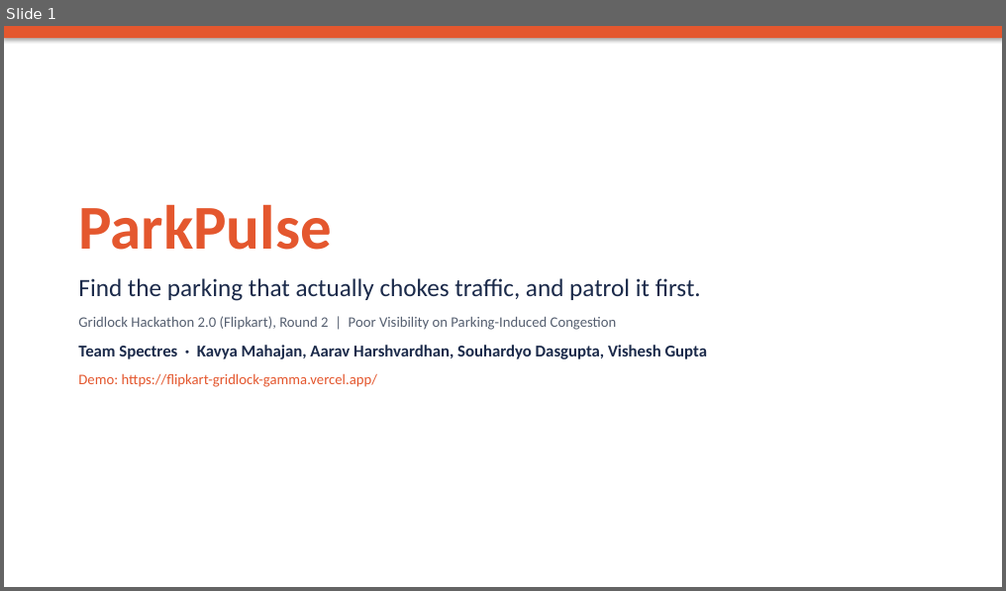
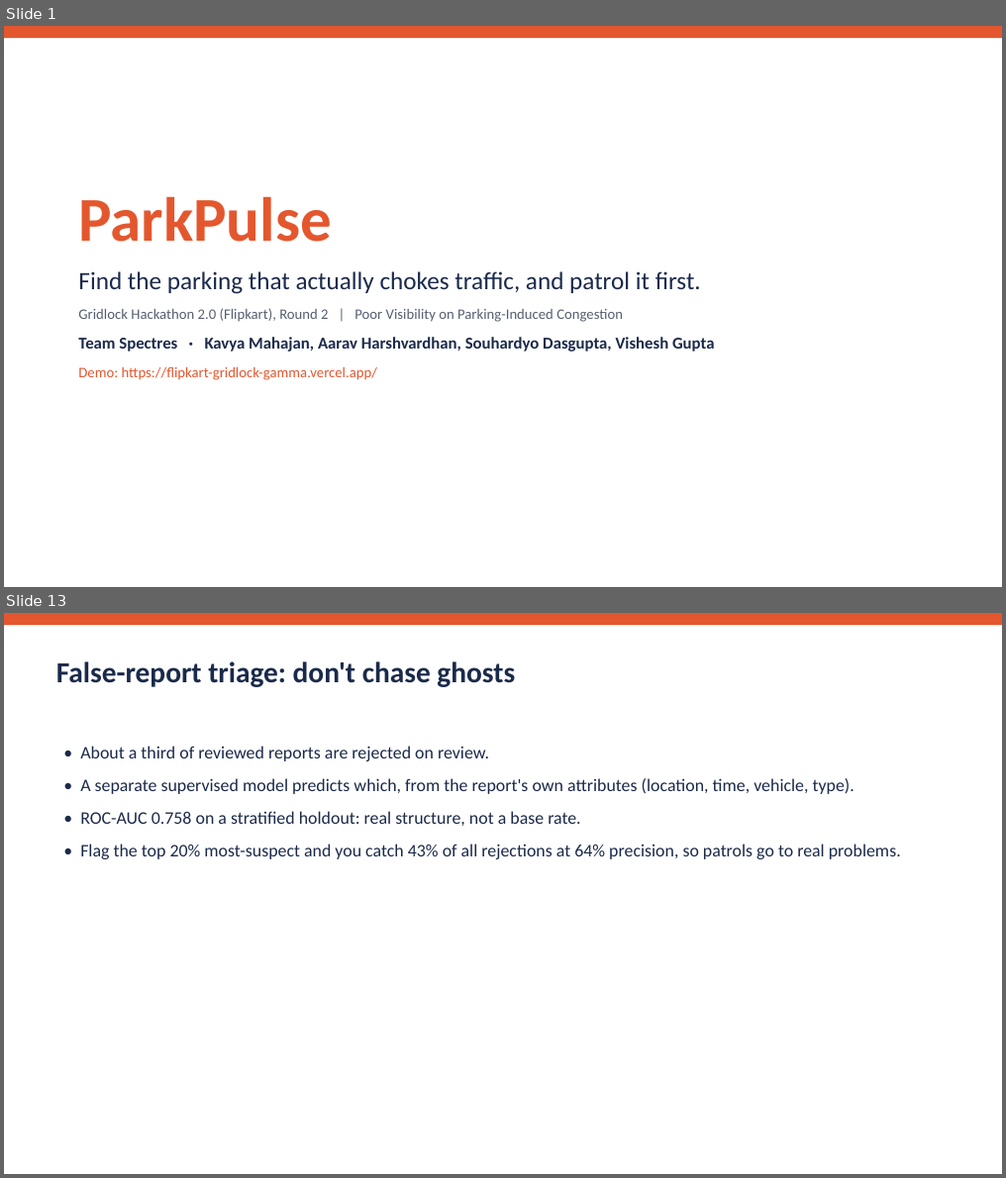
Before and after one commit to senku14x/Flipkart-Gridlock, a slide deck: submission/ParkPulse_Pitch_Deck.pptx. Shown one above the other, each under a label of ours: slide 1 before the commit, slides 1 and 13 after it; the slides between them are not shown. The pictures are 1006x591 and 1006x1178 pixels, drawn with LibreOffice and Linux fonts; fonts in the diff are those of the drawing. Boxes give left, top, right and bottom in pixels: in the first picture for what was removed or moved away, otherwise in the second. Text is boxed around its words. In the diff, an @@ line names an element or a change of style, - is before the commit and + after.

```diff
--- a/submission/ParkPulse_Pitch_Deck.pptx
+++ b/submission/ParkPulse_Pitch_Deck.pptx
@@ slide 13 added at box(4, 613, 1002, 1174), background #FFFFFF @@
@@ rectangle added at box(4, 613, 1002, 625), fill #E4572E @@
@@ text added at box(56, 662, 515, 687), 28 pt, text #1B2A4A, bold @@
+False-report triage: don't chase ghosts
@@ text added at box(80, 746, 901, 860), 17 pt, text #1B2A4A @@
+• About a third of reviewed reports are rejected on review.
+• A separate supervised model predicts which, from the report's own attributes (location, time, vehicle, type).
+• ROC-AUC 0.758 on a stratified holdout: real structure, not a base rate.
+• Flag the top 20% most-suspect and you catch 43% of all rejections at 64% precision, so patrols go to real problems.
@@ slide 1 changed as well @@
@@ rectangle at box(4, 26, 1002, 38): shadow off @@
@@ text "ParkPulse" rewrapped from box(78, 204, 708, 387) to box(78, 196, 715, 380) @@
```
Also in this commit, not shown: 4 other slides changed, 10 other slides added, 8 slides removed, 1 other file.
